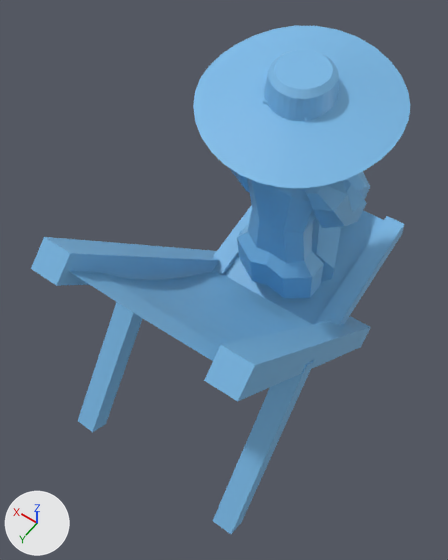
The FBX model Assets/Art/Lady/Lady.fbx, before and after one commit.
One viewpoint serves both versions: a camera (50 mm lens) standing at (-3.993, 18.389, 5.608) and looking at (-2.838, 16.773, 3.067). The lights are fixed; the arrows at lower left show +X, +Y and +Z. Where no turn or scale is listed for an object, it has been applied to the vertices.

Objects in the first picture: 'Chair.002', 'Chair.003', 'Chair.004', 'Circle'.
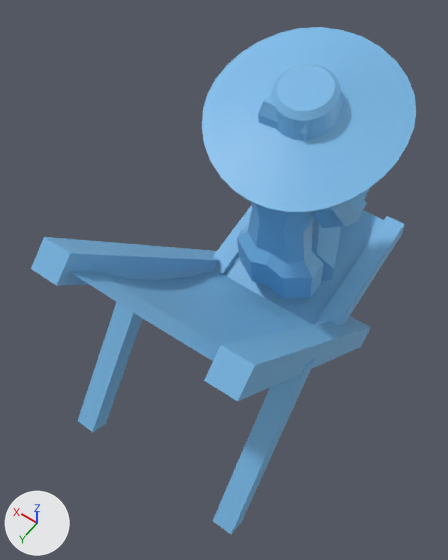
What differs and where, as boxes [x1, y1, x2, y2] in the pictures (448 x 560 px):
'Circle', moved, turned: before [193, 25, 410, 188]; after [202, 27, 416, 212]

Edits to the bpy script that builds the scene:
```text
Change ob_circle:
    ob_circle.location: (-2.938, 16.346, 3.996) -> (-2.967, 16.343, 3.929)
    ob_circle.rotation_euler: (1.571, 0.0, 0.0) -> (1.404, 0.0, 0.0)  # degrees (90, 0, 0) -> degrees (80, 0, 0)
```
